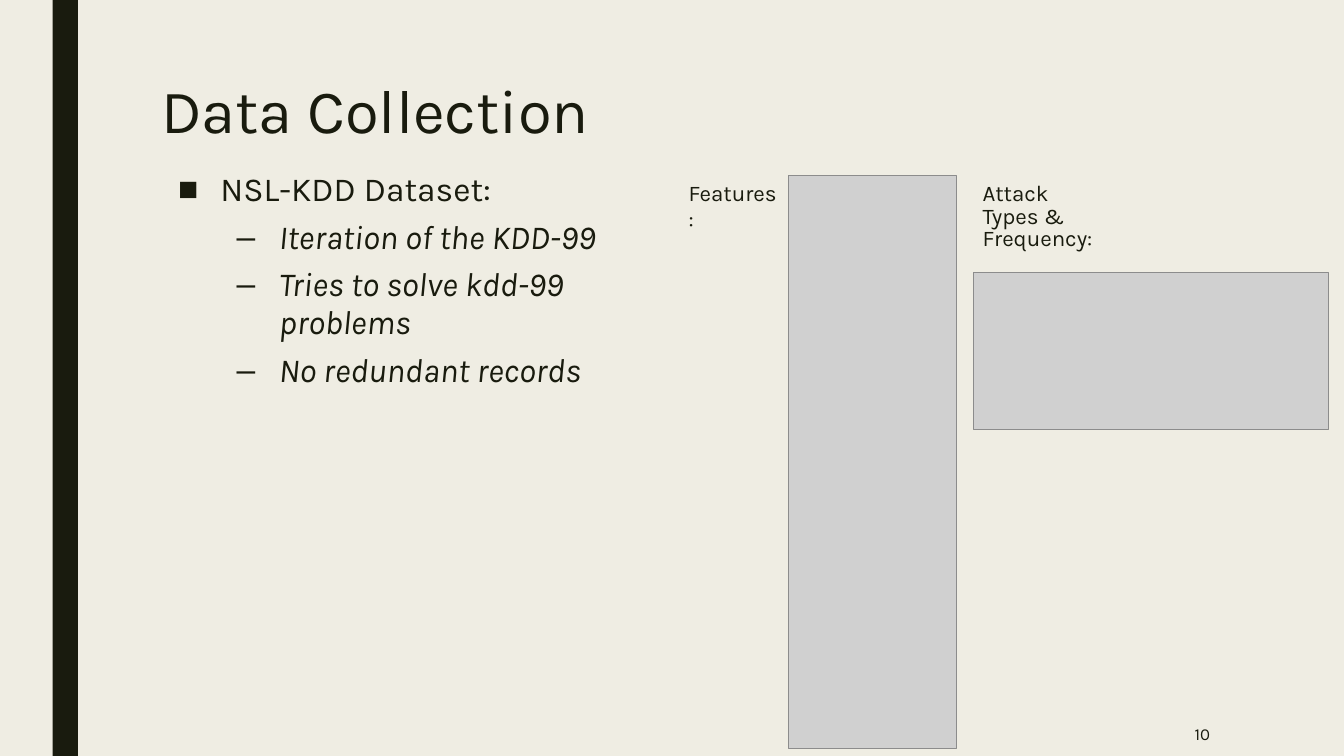
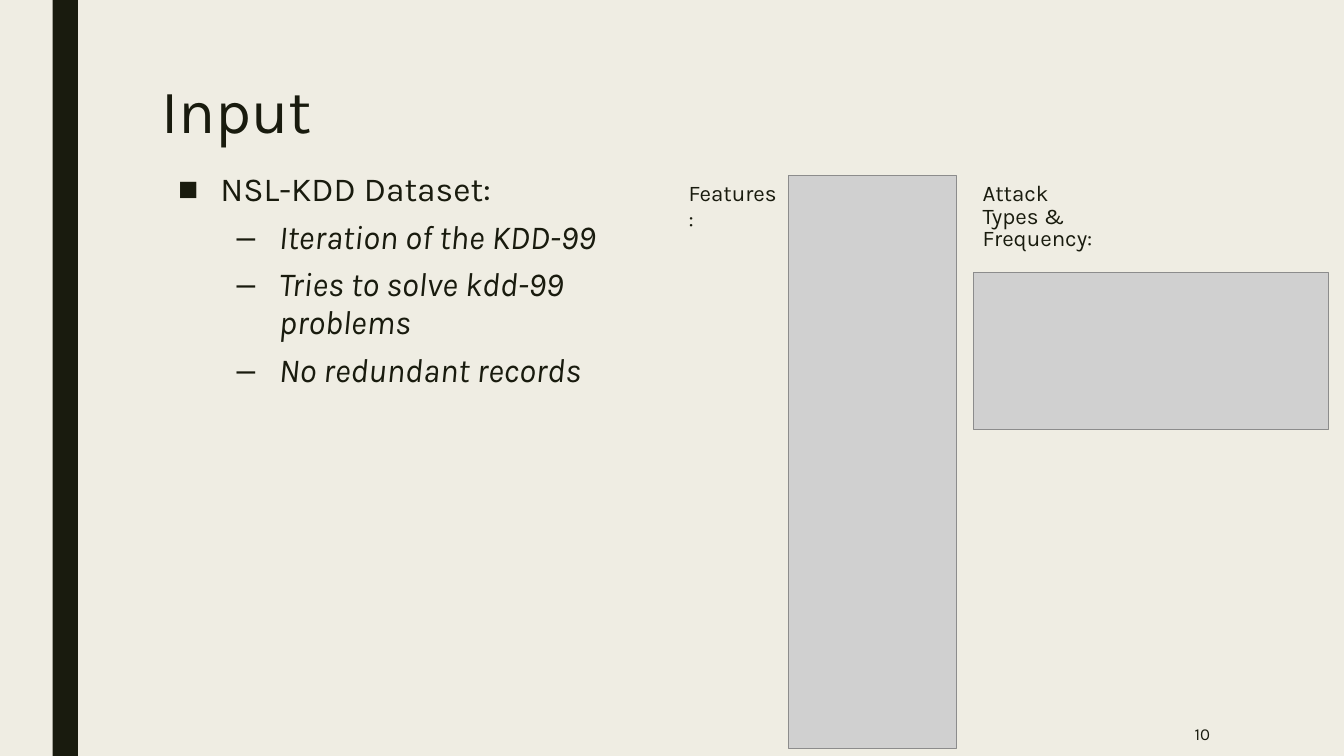
Before and after one commit to mohab-sameh/Anomaly-Based-IDS-Workbench, a slide deck: slide 10 of Presentations/Enhanced intrusion detection system with deep learning.pptx. Drawn at 1344x756 pixels with LibreOffice and Linux fonts; fonts in the diff are those of the drawing; grey boxes stand for pictures. Boxes give left, top, right and bottom in pixels: in the first picture for what was removed or moved away, otherwise in the second. Text is boxed around its words. In the diff, an @@ line names an element or a change of style, - is before the commit and + after.

```diff
--- a/Presentations/Enhanced intrusion detection system with deep learning.pptx
+++ b/Presentations/Enhanced intrusion detection system with deep learning.pptx
@@ title at [161, 94, 312, 148]: text changed @@
-Data Collection
+Input
```
Also in this commit, not shown: 10 other slides changed, 4 slides added, 4 other files.
